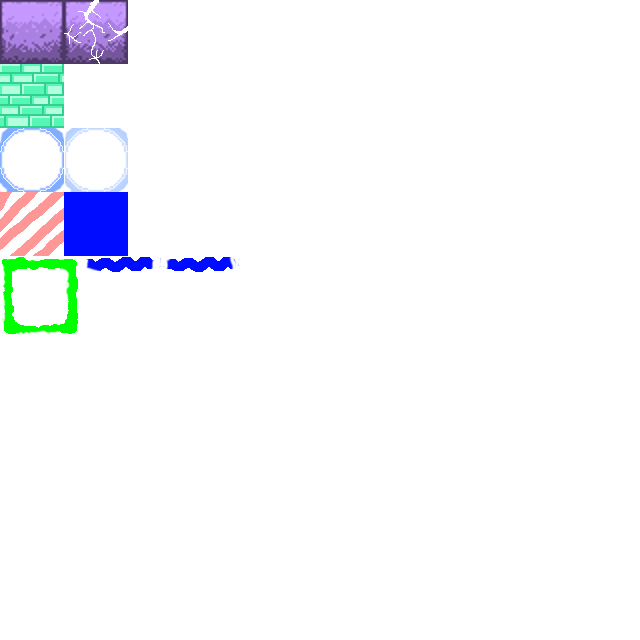
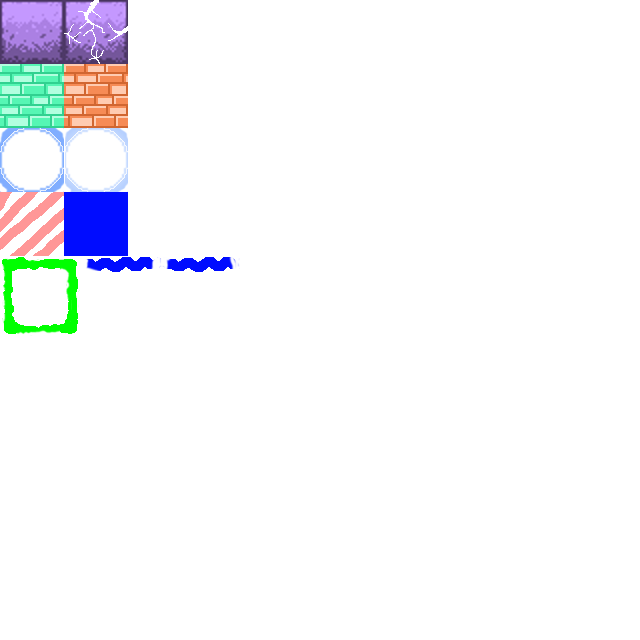
Comparing the layer stacks of the two 640px x 640px images. Changes:
added layer "Unbreakable #2" above "Unbreakable #1" over [64,64,128,128]
